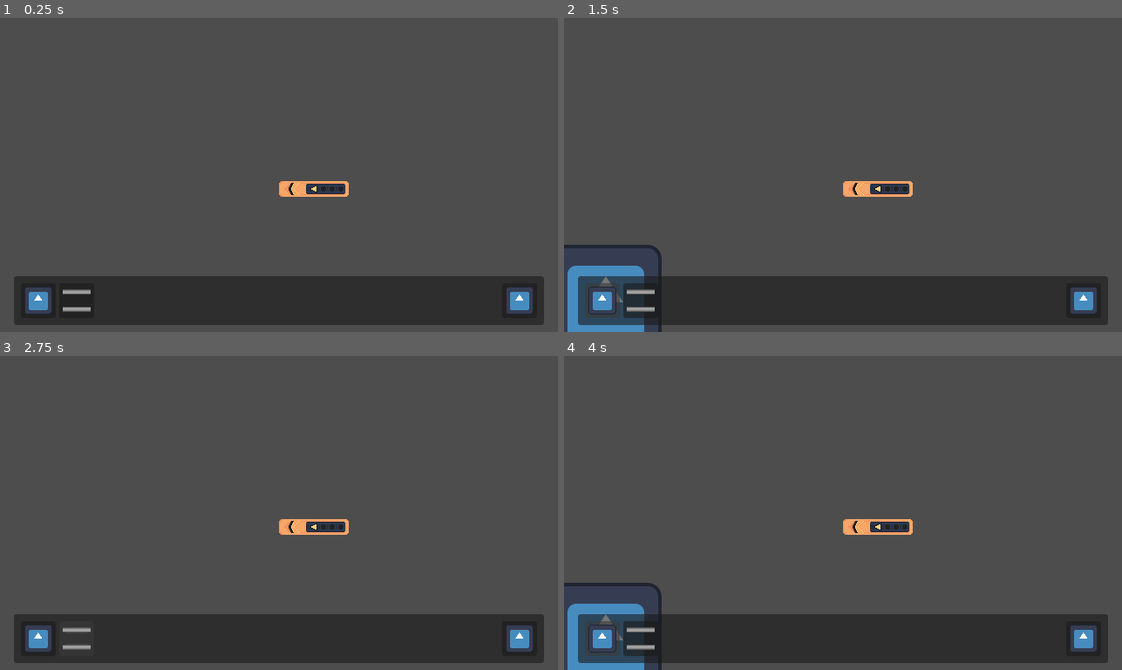
Above: before the commit, frames 1-4 (two rows, left to right).
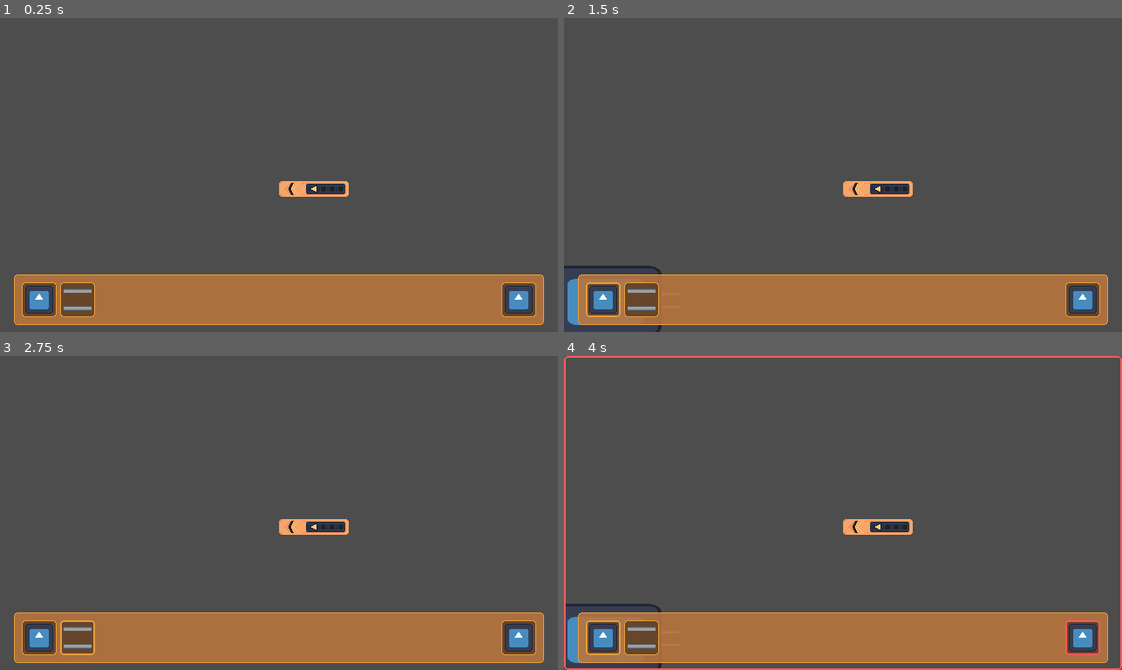
Above: after the commit, the same moments.

Repository: kodiitulip/on-the-rails
Game: Godot game, scene res://Scenes/main.tscn
Two runs of this game, one before a commit and one after it. Both use one fixed random seed, a clock stepped at 60 frames per second and the inputs below. The engine's default icon, where the game draws it, is replaced by a stand-in: a white triangle on a blue panel in a dark square.
Inputs (mouse positions are in pixels of both pictures, inside the frame that each line leads up to):
- Up to frame 1 (0.25 s): no input
- Up to frame 2 (1.5 s): click (603, 300) at 0.52 s; click (603, 300) at 1.27 s
- Up to frame 3 (2.75 s): click (78, 638) at 2 s
- Up to frame 4 (4 s): click (1082, 638) at 2.75 s; click (603, 638) at 3.52 s

The runs differ from the first frame. In frame 1, 15% of the frame differs, in the area x 2-98%, y 81-98%; in frame 2, 16%; in frame 3, 15%; in frame 4, 17%, in the area x 0-100%, y 0-100%.

Commit message:
Added place building in world to the building sys

Diff:
--- /dev/null
+++ b/Scenes/Buildings/Railroads/Depots/depot.tscn
@@ -0,0 +1,29 @@
+[gd_scene load_steps=3 format=3 uid="uid://xcwdolfsija6"]
+
+[ext_resource type="PackedScene" uid="uid://bxknq77fh541" path="res://Scenes/Buildings/building.tscn" id="1_8drja"]
+[ext_resource type="PackedScene" uid="uid://b2vbn26jqv268" path="res://Scenes/Buildings/Railroads/Tracks/track.tscn" id="2_huwjv"]
+
+[node name="Depot" instance=ExtResource("1_8drja")]
+
+[node name="Tracks" type="Node2D" parent="." index="1"]
+
+[node name="Track" parent="Tracks" index="0" instance=ExtResource("2_huwjv")]
+position = Vector2(72, 0)
+
+[node name="Track2" parent="Tracks" index="1" instance=ExtResource("2_huwjv")]
+position = Vector2(48, 0)
+
+[node name="Track3" parent="Tracks" index="2" instance=ExtResource("2_huwjv")]
+position = Vector2(24, 0)
+
+[node name="Track4" parent="Tracks" index="3" instance=ExtResource("2_huwjv")]
+
+[node name="Track5" parent="Tracks" index="4" instance=ExtResource("2_huwjv")]
+position = Vector2(-24, 0)
+
+[node name="Track6" parent="Tracks" index="5" instance=ExtResource("2_huwjv")]
+position = Vector2(-48, 0)
+
+[node name="Icon" parent="." index="2"]
+position = Vector2(0, 9.53674e-07)
+scale = Vector2(1, 0.625)
--- /dev/null
+++ b/Scenes/Buildings/Railroads/Tracks/track.gd
@@ -0,0 +1,2 @@
+extends Building
+class_name Track
--- /dev/null
+++ b/Scenes/Buildings/Railroads/Tracks/track.tscn
@@ -0,0 +1,17 @@
+[gd_scene load_steps=5 format=3 uid="uid://b2vbn26jqv268"]
+
+[ext_resource type="PackedScene" uid="uid://bxknq77fh541" path="res://Scenes/Buildings/building.tscn" id="1_e67g2"]
+[ext_resource type="Script" path="res://Scenes/Buildings/Railroads/Tracks/track.gd" id="2_byv7d"]
+[ext_resource type="Texture2D" uid="uid://cuavlmqqttskv" path="res://Assets/track.png" id="3_us3ws"]
+
+[sub_resource type="RectangleShape2D" id="RectangleShape2D_jcr2j"]
+size = Vector2(23.5, 31.5)
+
+[node name="Track" instance=ExtResource("1_e67g2")]
+script = ExtResource("2_byv7d")
+
+[node name="CollisionShape" type="CollisionShape2D" parent="Collision" index="0"]
+shape = SubResource("RectangleShape2D_jcr2j")
+
+[node name="Icon" parent="." index="1"]
+texture = ExtResource("3_us3ws")
--- a/Scenes/Buildings/Railroads/track.gd
+++ /dev/null
@@ -1,2 +0,0 @@
-extends BaseBuilding
-class_name Track
--- a/Scenes/Buildings/Railroads/track_we.tscn
+++ /dev/null
@@ -1,11 +0,0 @@
-[gd_scene load_steps=4 format=3 uid="uid://b2vbn26jqv268"]
-
-[ext_resource type="PackedScene" uid="uid://bxknq77fh541" path="res://Scenes/Buildings/base_building.tscn" id="1_pcabq"]
-[ext_resource type="Script" path="res://Scenes/Buildings/Railroads/track.gd" id="2_k1btx"]
-[ext_resource type="Texture2D" uid="uid://cuavlmqqttskv" path="res://Assets/track.png" id="3_llyd0"]
-
-[node name="TrackWE" instance=ExtResource("1_pcabq")]
-script = ExtResource("2_k1btx")
-
-[node name="Icon" parent="." index="1"]
-texture = ExtResource("3_llyd0")
--- a/Scenes/Buildings/base_building.gd
+++ /dev/null
@@ -1,9 +0,0 @@
-extends Node2D
-class_name BaseBuilding
-
-enum Orientation {
-	N,
-	S,
-	W,
-	E,
-}
--- a/Scenes/Buildings/base_building.tscn
+++ /dev/null
@@ -1,12 +0,0 @@
-[gd_scene load_steps=3 format=3 uid="uid://bxknq77fh541"]
-
-[ext_resource type="Script" path="res://Scenes/Buildings/base_building.gd" id="1_4uera"]
-[ext_resource type="Texture2D" uid="uid://cx3qqaqk6c6bi" path="res://icon.svg" id="2_4dvyr"]
-
-[node name="BaseBuilding" type="Node2D"]
-script = ExtResource("1_4uera")
-
-[node name="Collision" type="Area2D" parent="."]
-
-[node name="Icon" type="Sprite2D" parent="."]
-texture = ExtResource("2_4dvyr")
--- /dev/null
+++ b/Scenes/Buildings/building.gd
@@ -0,0 +1,36 @@
+extends Node2D
+class_name Building
+
+signal collided(is_colliding: bool)
+
+enum Orientation {
+	N,
+	S,
+	W,
+	E,
+}
+
+var objects: Array[Area2D]
+
+var _is_preview: bool = false
+var _is_placeable: bool = true
+
+func _ready() -> void:
+	$Collision.area_entered.connect(_on_collision_area_entered)
+	$Collision.area_exited.connect(_on_collision_area_exited)
+	print(_is_placeable)
+
+
+func _on_collision_area_entered(area) -> void:
+	if !_is_preview:
+		return
+	objects.append(area)
+	collided.emit(true)
+
+
+func _on_collision_area_exited(area) -> void:
+	if !_is_preview:
+		return
+	objects.remove_at(objects.find(area))
+	if objects.size() <= 0:
+		collided.emit(false)
--- /dev/null
+++ b/Scenes/Buildings/building.tscn
@@ -0,0 +1,14 @@
+[gd_scene load_steps=3 format=3 uid="uid://bxknq77fh541"]
+
+[ext_resource type="Script" path="res://Scenes/Buildings/building.gd" id="1_mn2nh"]
+[ext_resource type="Texture2D" uid="uid://cx3qqaqk6c6bi" path="res://icon.svg" id="2_sl2yu"]
+
+[node name="Building" type="Node2D"]
+script = ExtResource("1_mn2nh")
+
+[node name="Collision" type="Area2D" parent="."]
+collision_layer = 2
+collision_mask = 2
+
+[node name="Icon" type="Sprite2D" parent="."]
+texture = ExtResource("2_sl2yu")
--- a/Scripts/Managers/builder_manager.gd
+++ b/Scripts/Managers/builder_manager.gd
@@ -1,5 +1,7 @@
 extends Node
 class_name BuildManager
+
+signal demolish_toggled(toggled: bool)
 
 const grid_size: Vector2i = Vector2i(8,8)
 
@@ -15,7 +17,7 @@
 		set_process(value != State.NONE)
 var _preview_container: Node2D
 var _builder_ui: BuilderUI
-var _current_preview: BaseBuilding
+var _current_preview: Building
 var _building_container: Node2D
 
 func _ready() -> void:
@@ -27,6 +29,26 @@
 func _process(_delta: float) -> void:
 	_update_preview(_get_cursor_pos())
 
+
+func _unhandled_input(event: InputEvent) -> void:
+	if event.is_action_pressed("place_building"):
+		_place_building_in_world()
+
+
+func _place_building_in_world() -> void:
+	if !_current_preview or \
+			!_current_state == State.BUILD or \
+			!_current_preview._is_placeable:
+		return
+
+	var placeable: Building = _current_preview.duplicate()
+	#_current_preview._is_placeable = false
+	placeable._is_preview = false
+	if placeable.collided.is_connected(_handle_preview_collision):
+		placeable.collided.disconnect(_handle_preview_collision)
+	_building_container.add_child(placeable)
+	if !Input.is_action_pressed("shift"):
+		_exit_build_mode()
 
 
 func _get_cursor_pos() -> Vector2i:
@@ -48,31 +70,43 @@
 	_builder_ui = get_tree().get_first_node_in_group("builder_ui")
 	_builder_ui.buidling_selected.connect(_enter_build_mode)
 	_builder_ui.demolish_mode_toggled.connect(_toggle_demolish_mode)
+	demolish_toggled.connect(_builder_ui._update_demolish_overlay)
 
 
-func _enter_build_mode(obj: BaseBuilding) -> void:
+func _enter_build_mode(obj: Building) -> void:
 	_current_state = State.BUILD
-	if _current_preview:
-		_current_preview.queue_free()
-		_current_preview = null
+	_clear_preview()
 	_current_preview = obj
+	_current_preview.collided.connect(_handle_preview_collision)
+	_current_preview._is_preview = true
 	_preview_container.add_child(_current_preview)
+
+
+func _handle_preview_collision(is_colliding: bool) -> void:
+	_current_preview._is_placeable = !is_colliding
 
 
 func _toggle_demolish_mode() -> void:
 	if _current_state == State.DESTROY:
 		_current_state = State.NONE
-		print("destroying : false")
 	else:
 		_current_state = State.DESTROY
-		print("destroying : true")
+	demolish_toggled.emit(_current_state == State.DESTROY)
+
+
+func _clear_preview() -> void:
+	if !_current_preview:
+		return
+	if _current_preview.collided.is_connected(_handle_preview_collision):
+		_current_preview.collided.disconnect(_handle_preview_collision)
+	_current_preview.queue_free()
+	_current_preview = null
 
 
 func _exit_build_mode() -> void:
 	_current_state = State.NONE
-	if _current_preview:
-		_current_preview.queue_free()
-		_current_preview = null
+	demolish_toggled.emit(_current_state == State.DESTROY)
+	_clear_preview()
 
 
 func _create_preview_container() -> void:
--- a/UI/Builder/builder_ui.gd
+++ b/UI/Builder/builder_ui.gd
@@ -3,7 +3,7 @@
 
 @onready var button_container: HBoxContainer = %ButtonContainer
 
-signal buidling_selected(building: BaseBuilding)
+signal buidling_selected(building: Building)
 signal demolish_mode_toggled()
 
 @export var building_list: Array[BuildingData]
@@ -16,21 +16,27 @@
 	if !building_list:
 		return
 	for i in range(building_list.size()):
-		var b: Button = Button.new()
-		b.name = building_list[i].building_name
-		b.icon = building_list[i].building_button_icon
-		b.expand_icon = true
-		b.icon_alignment = HORIZONTAL_ALIGNMENT_CENTER
-		b.vertical_icon_alignment = VERTICAL_ALIGNMENT_CENTER
-		b.focus_mode = Control.FOCUS_NONE
-		b.custom_minimum_size = Vector2(40,40)
-		button_container.add_child.call_deferred(b)
-		b.pressed.connect(building_list[i]._select_this_building)
+		var button: Button = Button.new()
+		button.name = building_list[i].building_name
+		button.icon = building_list[i].building_button_icon
+		button.expand_icon = true
+		button.icon_alignment = HORIZONTAL_ALIGNMENT_CENTER
+		button.vertical_icon_alignment = VERTICAL_ALIGNMENT_CENTER
+		button.focus_mode = Control.FOCUS_NONE
+		button.custom_minimum_size = Vector2(40,40)
+		button.tooltip_text = building_list[i].building_name
+		button_container.add_child.call_deferred(button)
+		button.pressed.connect(building_list[i]._select_this_building)
 		building_list[i].building_selected.connect(_select_building)
 
 
-func _select_building(obj: BaseBuilding) -> void:
+func _select_building(obj: Building) -> void:
 	buidling_selected.emit(obj)
+
+
+func _update_demolish_overlay(toggled: bool) -> void:
+	$BulldozerUIOverlay.visible = toggled
+	%BulldozerOverlay.visible = toggled
 
 
 func _on_demolish_pressed() -> void:
--- a/UI/Builder/builder_ui.tscn
+++ b/UI/Builder/builder_ui.tscn
@@ -1,23 +1,24 @@
-[gd_scene load_steps=9 format=3 uid="uid://bmkylp6mag1b5"]
+[gd_scene load_steps=10 format=3 uid="uid://bmkylp6mag1b5"]
 
 [ext_resource type="Script" path="res://UI/Builder/builder_ui.gd" id="1_8p1r4"]
 [ext_resource type="Texture2D" uid="uid://cuavlmqqttskv" path="res://Assets/track.png" id="2_kkf6p"]
 [ext_resource type="Texture2D" uid="uid://cx3qqaqk6c6bi" path="res://icon.svg" id="3_lhk0c"]
-[ext_resource type="PackedScene" uid="uid://bxknq77fh541" path="res://Scenes/Buildings/base_building.tscn" id="3_luiuj"]
+[ext_resource type="PackedScene" uid="uid://xcwdolfsija6" path="res://Scenes/Buildings/Railroads/Depots/depot.tscn" id="4_7fcys"]
 [ext_resource type="Script" path="res://UI/Builder/building_data.gd" id="4_ljext"]
-[ext_resource type="PackedScene" uid="uid://b2vbn26jqv268" path="res://Scenes/Buildings/Railroads/track_we.tscn" id="5_l70h1"]
+[ext_resource type="PackedScene" uid="uid://b2vbn26jqv268" path="res://Scenes/Buildings/Railroads/Tracks/track.tscn" id="7_64vdw"]
+[ext_resource type="Theme" uid="uid://dci65vvl4aep7" path="res://UI/main_theme.tres" id="7_cyg03"]
 
 [sub_resource type="Resource" id="Resource_6tes5"]
 script = ExtResource("4_ljext")
-building_name = "Base Building"
+building_name = "Depot"
 building_button_icon = ExtResource("3_lhk0c")
-building_scene = ExtResource("3_luiuj")
+building_scene = ExtResource("4_7fcys")
 
 [sub_resource type="Resource" id="Resource_61jv8"]
 script = ExtResource("4_ljext")
 building_name = "Track"
 building_button_icon = ExtResource("2_kkf6p")
-building_scene = ExtResource("5_l70h1")
+building_scene = ExtResource("7_64vdw")
 
 [node name="BuilderUI" type="Control" groups=["builder_ui"]]
 layout_mode = 3
@@ -27,8 +28,20 @@
 grow_horizontal = 2
 grow_vertical = 2
 mouse_filter = 2
+theme = ExtResource("7_cyg03")
 script = ExtResource("1_8p1r4")
 building_list = Array[ExtResource("4_ljext")]([SubResource("Resource_6tes5"), SubResource("Resource_61jv8")])
+
+[node name="BulldozerUIOverlay" type="Panel" parent="."]
+visible = false
+layout_mode = 1
+anchors_preset = 15
+anchor_right = 1.0
+anchor_bottom = 1.0
+grow_horizontal = 2
+grow_vertical = 2
+mouse_filter = 2
+theme_type_variation = &"BulldozeOverlay"
 
 [node name="MarginContainer" type="MarginContainer" parent="."]
 layout_mode = 1
@@ -84,4 +97,11 @@
 icon_alignment = 1
 expand_icon = true
 
+[node name="BulldozerOverlay" type="Panel" parent="MarginContainer/PanelContainer/HBoxContainer/MarginContainer"]
+unique_name_in_owner = true
+visible = false
+layout_mode = 2
+mouse_filter = 2
+theme_type_variation = &"BulldozeOverlay"
+
 [connection signal="pressed" from="MarginContainer/PanelContainer/HBoxContainer/MarginContainer/Demolish" to="." method="_on_demolish_pressed"]
--- a/UI/Builder/building_data.gd
+++ b/UI/Builder/building_data.gd
@@ -1,7 +1,7 @@
 extends Resource
 class_name BuildingData
 
-signal building_selected(obj: BaseBuilding)
+signal building_selected(obj: Building)
 
 @export var building_name: String
 @export var building_button_icon: Texture2D
--- /dev/null
+++ b/UI/main_theme.tres
@@ -0,0 +1,117 @@
+[gd_resource type="Theme" load_steps=8 format=3 uid="uid://dci65vvl4aep7"]
+
+[sub_resource type="StyleBoxFlat" id="StyleBoxFlat_be7p8"]
+bg_color = Color(0.6, 0.6, 0.6, 0)
+border_width_left = 2
+border_width_top = 2
+border_width_right = 2
+border_width_bottom = 2
+border_color = Color(0.968627, 0.352941, 0.352941, 1)
+corner_radius_top_left = 5
+corner_radius_top_right = 5
+corner_radius_bottom_right = 5
+corner_radius_bottom_left = 5
+anti_aliasing = false
+
+[sub_resource type="StyleBoxFlat" id="StyleBoxFlat_0mjlh"]
+content_margin_left = 4.0
+content_margin_top = 4.0
+content_margin_right = 4.0
+content_margin_bottom = 4.0
+bg_color = Color(0.364706, 0.247059, 0.156863, 0.882353)
+border_width_left = 1
+border_width_top = 1
+border_width_right = 1
+border_width_bottom = 1
+border_color = Color(0.541176, 0.376471, 0.160784, 1)
+corner_radius_top_left = 5
+corner_radius_top_right = 5
+corner_radius_bottom_right = 5
+corner_radius_bottom_left = 5
+anti_aliasing = false
+
+[sub_resource type="StyleBoxFlat" id="StyleBoxFlat_al68q"]
+bg_color = Color(0.6, 0.6, 0.6, 0)
+border_width_left = 1
+border_width_top = 1
+border_width_right = 1
+border_width_bottom = 1
+corner_radius_top_left = 5
+corner_radius_top_right = 5
+corner_radius_bottom_right = 5
+corner_radius_bottom_left = 5
+anti_aliasing = false
+
+[sub_resource type="StyleBoxFlat" id="StyleBoxFlat_ahpia"]
+content_margin_left = 4.0
+content_margin_top = 4.0
+content_margin_right = 4.0
+content_margin_bottom = 4.0
+bg_color = Color(0.364706, 0.247059, 0.156863, 0.882353)
+border_width_left = 2
+border_width_top = 2
+border_width_right = 2
+border_width_bottom = 2
+border_color = Color(0.905882, 0.611765, 0.231373, 1)
+corner_radius_top_left = 5
+corner_radius_top_right = 5
+corner_radius_bottom_right = 5
+corner_radius_bottom_left = 5
+anti_aliasing = false
+
+[sub_resource type="StyleBoxFlat" id="StyleBoxFlat_ag8gu"]
+content_margin_left = 4.0
+content_margin_top = 4.0
+content_margin_right = 4.0
+content_margin_bottom = 4.0
+bg_color = Color(0.364706, 0.247059, 0.156863, 0.882353)
+border_width_left = 1
+border_width_top = 1
+border_width_right = 1
+border_width_bottom = 1
+border_color = Color(0.905882, 0.611765, 0.231373, 1)
+corner_radius_top_left = 5
+corner_radius_top_right = 5
+corner_radius_bottom_right = 5
+corner_radius_bottom_left = 5
+anti_aliasing = false
+
+[sub_resource type="StyleBoxFlat" id="StyleBoxFlat_tl22q"]
+content_margin_left = 4.0
+content_margin_top = 4.0
+content_margin_right = 4.0
+content_margin_bottom = 4.0
+bg_color = Color(0.458824, 0.333333, 0.235294, 0.882353)
+border_width_left = 2
+border_width_top = 2
+border_width_right = 2
+border_width_bottom = 2
+border_color = Color(0.905882, 0.611765, 0.231373, 1)
+corner_radius_top_left = 5
+corner_radius_top_right = 5
+corner_radius_bottom_right = 5
+corner_radius_bottom_left = 5
+anti_aliasing = false
+
+[sub_resource type="StyleBoxFlat" id="StyleBoxFlat_bcxcj"]
+bg_color = Color(0.723958, 0.455826, 0.241319, 0.882353)
+border_width_left = 1
+border_width_top = 1
+border_width_right = 1
+border_width_bottom = 1
+border_color = Color(0.905882, 0.611765, 0.231373, 1)
+corner_radius_top_left = 5
+corner_radius_top_right = 5
+corner_radius_bottom_right = 5
+corner_radius_bottom_left = 5
+anti_aliasing = false
+
+[resource]
+BulldozeOverlay/base_type = &"Panel"
+BulldozeOverlay/styles/panel = SubResource("StyleBoxFlat_be7p8")
+Button/styles/disabled = SubResource("StyleBoxFlat_0mjlh")
+Button/styles/focus = SubResource("StyleBoxFlat_al68q")
+Button/styles/hover = SubResource("StyleBoxFlat_ahpia")
+Button/styles/normal = SubResource("StyleBoxFlat_ag8gu")
+Button/styles/pressed = SubResource("StyleBoxFlat_tl22q")
+PanelContainer/styles/panel = SubResource("StyleBoxFlat_bcxcj")
--- a/project.godot
+++ b/project.godot
@@ -52,10 +52,21 @@
 , Object(InputEventKey,"resource_local_to_scene":false,"resource_name":"","device":-1,"window_id":0,"alt_pressed":false,"shift_pressed":false,"ctrl_pressed":false,"meta_pressed":false,"pressed":false,"keycode":0,"physical_keycode":4194435,"key_label":0,"unicode":45,"echo":false,"script":null)
 ]
 }
+shift={
+"deadzone": 0.5,
+"events": [Object(InputEventKey,"resource_local_to_scene":false,"resource_name":"","device":-1,"window_id":0,"alt_pressed":false,"shift_pressed":false,"ctrl_pressed":false,"meta_pressed":false,"pressed":false,"keycode":0,"physical_keycode":4194325,"key_label":0,"unicode":0,"echo":false,"script":null)
+]
+}
+place_building={
+"deadzone": 0.5,
+"events": [Object(InputEventMouseButton,"resource_local_to_scene":false,"resource_name":"","device":-1,"window_id":0,"alt_pressed":false,"shift_pressed":false,"ctrl_pressed":false,"meta_pressed":false,"button_mask":1,"position":Vector2(128, 6),"global_position":Vector2(131, 38),"factor":1.0,"button_index":1,"canceled":false,"pressed":true,"double_click":false,"script":null)
+]
+}
 
 [layer_names]
 
 2d_physics/layer_1="MouseCursor"
+2d_physics/layer_2="Buildings"
 
 [rendering]
 
